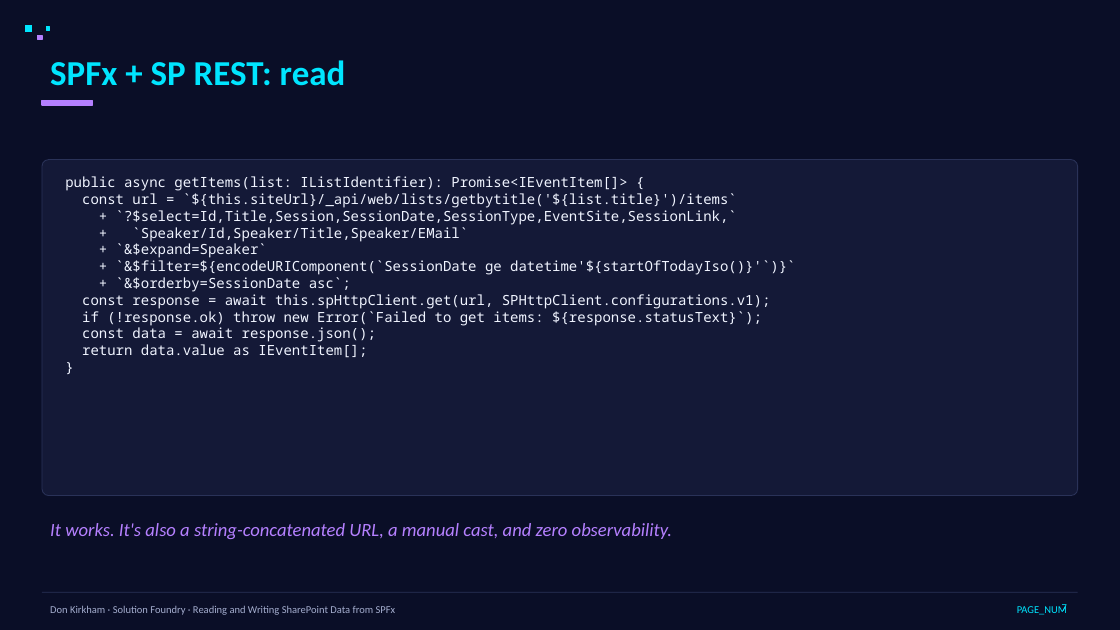
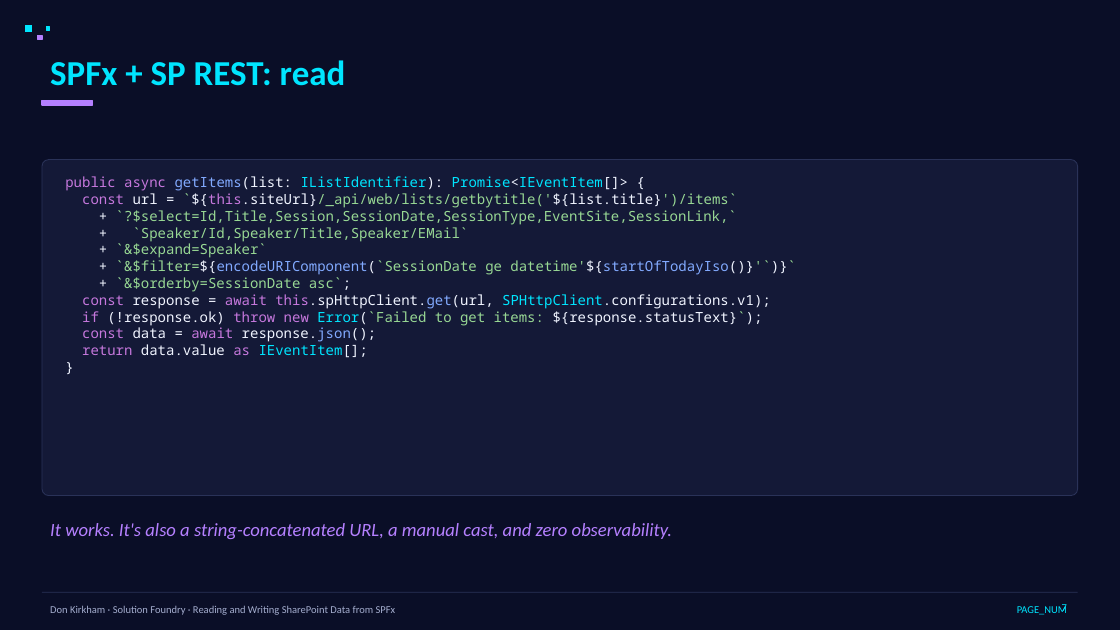
Before and after one commit to DonKirkham/dataDemo, a slide deck: slide 7 of presentation/data-access-spfx.pptx. Drawn at 1120x630 pixels with LibreOffice and Linux fonts; fonts in the diff are those of the drawing. Boxes give left, top, right and bottom in pixels: in the first picture for what was removed or moved away, otherwise in the second. Text is boxed around its words. In the diff, an @@ line names an element or a change of style, - is before the commit and + after.

```diff
--- a/presentation/data-access-spfx.pptx
+++ b/presentation/data-access-spfx.pptx
@@ text at [65,176,796,358]: text colour #F0F4FF to #C678DD in "public async", "const `${this.siteUrl}/_api/web/lists/getbytitle('${list.tit ...", "const await this.spHttpClient.get(url,", "if throw new" and 2 more places; text colour #F0F4FF to #82AAFF in "getItems(list:", "`&$filter=${encodeURIComponent(`SessionDate datetime'${start ...", "this.spHttpClient.get(url,", "response.json();"; text colour #F0F4FF to #00E5FF in "IListIdentifier): Promise<IEventItem[]>", "SPHttpClient.configurations.v1);", "Error(`Failed", "IEventItem[];"; text colour #F0F4FF to #98D894 in "`${this.siteUrl}/_api/web/lists/getbytitle('${list.title}')/ ...", "`?$select=Id,Title,Session,SessionDate,SessionType,EventSite ...", "`Speaker/Id,Speaker/Title,Speaker/EMail`", "`&$expand=Speaker`" and 3 more places @@
```
Also in this commit, not shown: 19 other slides changed, 6 slides added, 2 other files.
